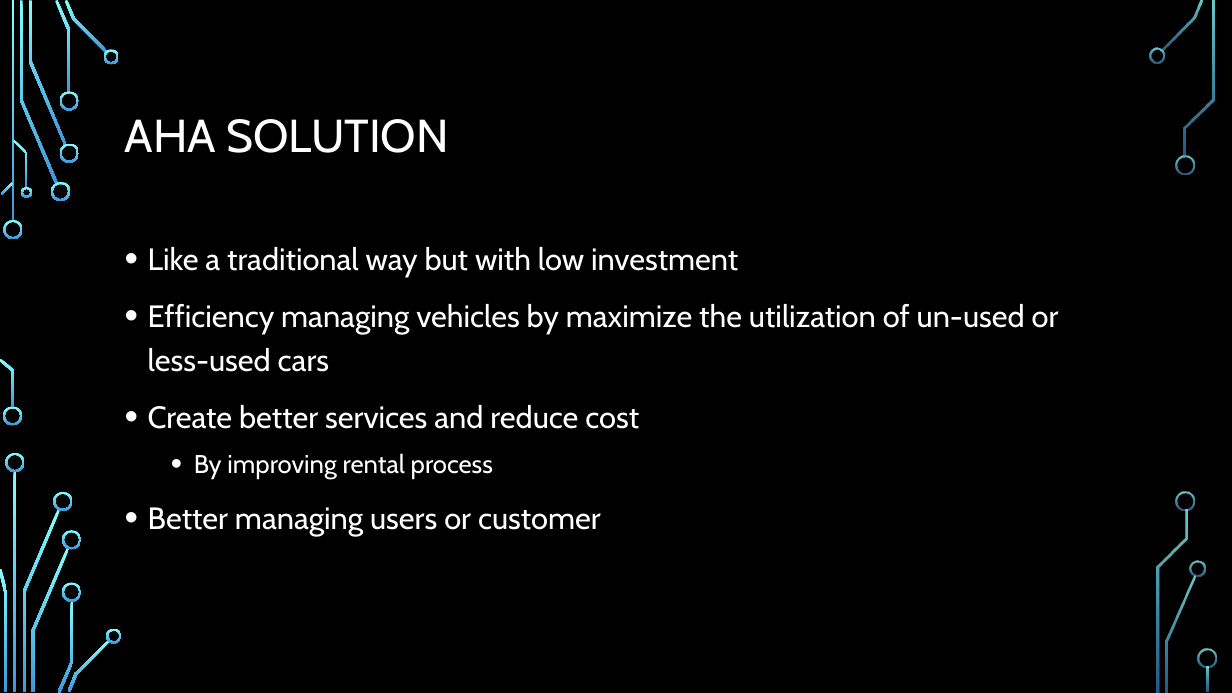
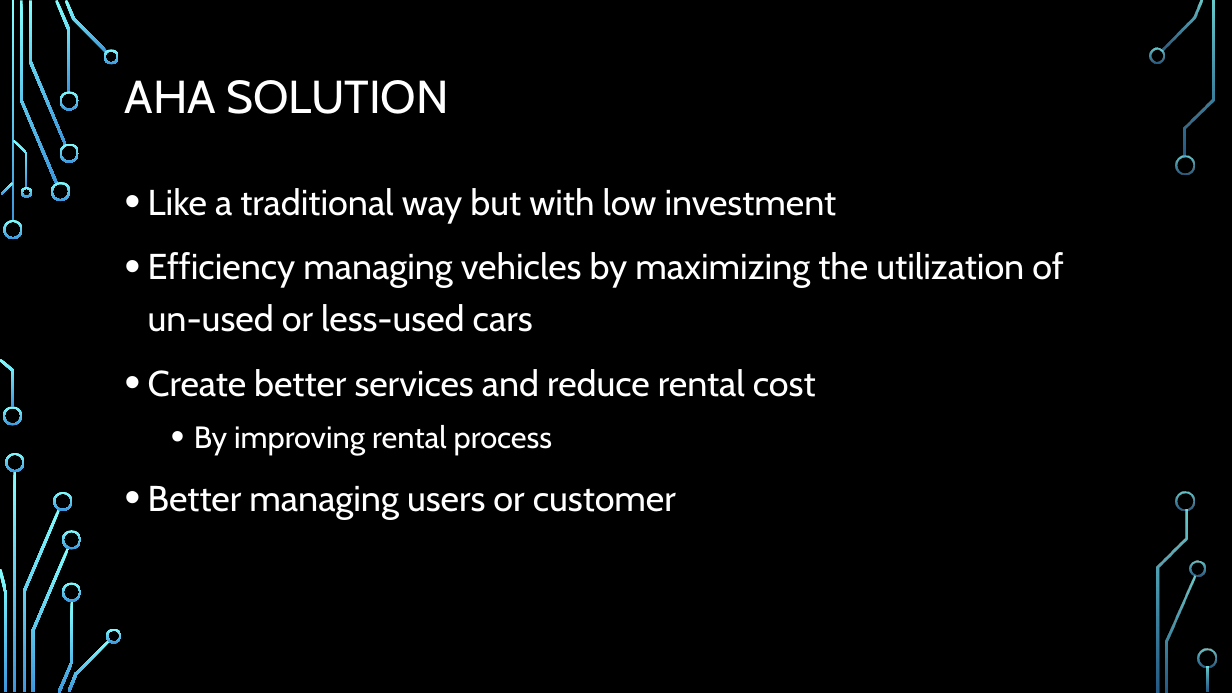
Before and after one commit to leonardo1227/CS425-SWE-Project, a slide deck: slide 4 of Aha-presentation.pptx. Drawn at 1232x693 pixels with LibreOffice and Linux fonts; fonts in the diff are those of the drawing; background and template pictures are left out. Boxes give left, top, right and bottom in pixels: in the first picture for what was removed or moved away, otherwise in the second. Text is boxed around its words. In the diff, an @@ line names an element or a change of style, - is before the commit and + after.

Commit message:
Add Aha solution in Content

```diff
--- a/Aha-presentation.pptx
+++ b/Aha-presentation.pptx
@@ title "AHA SOLUTION": place and size @@
-title "AHA SOLUTION" at <box>125,119,449,153</box>
+title "AHA SOLUTION" at <box>125,80,449,114</box>
@@ text "Like a traditional way but ...": place and size @@
-text "Like a traditional way but ..." at <box>148,247,1059,536</box>
+text "Like a traditional way but ..." at <box>148,188,1063,520</box>
@@ text at <box>148,188,837,520</box>: size 24 to 28 pt in "Like a traditional way but with low ...", "Better managing users or customer"; size 20 to 24 pt in "By improving rental process" @@
@@ text at <box>148,252,1063,397</box>: text changed; size 24 to 28 pt @@
-• Efficiency managing vehicles by maximize the utilization of un-used or less-used cars
-• Create better services and reduce cost
+• Efficiency managing vehicles by maximizing the utilization of un-used or less-used cars
+• Create better services and reduce rental cost
```
Also in this commit, not shown: 1 other slide changed.
